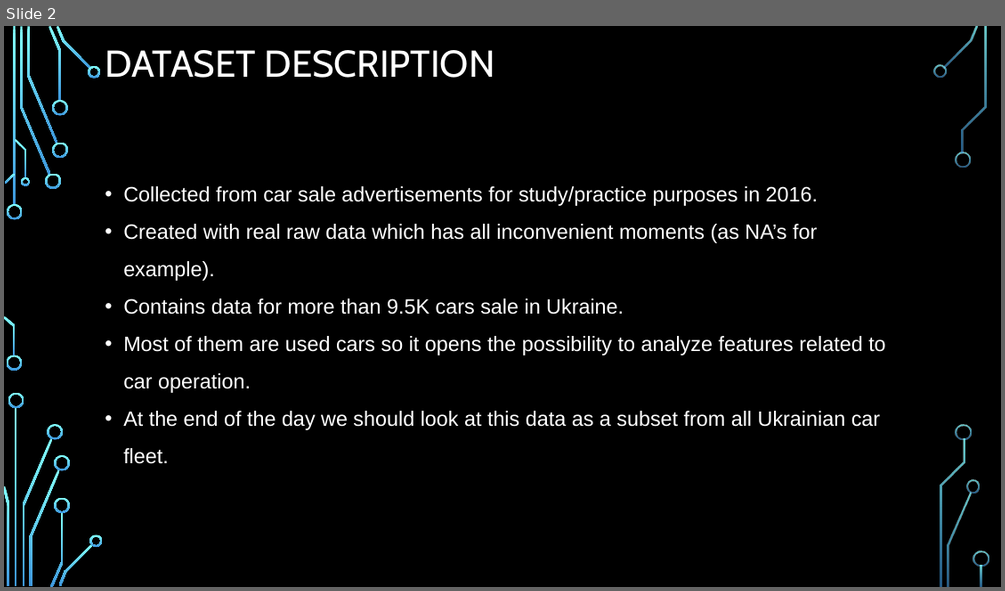
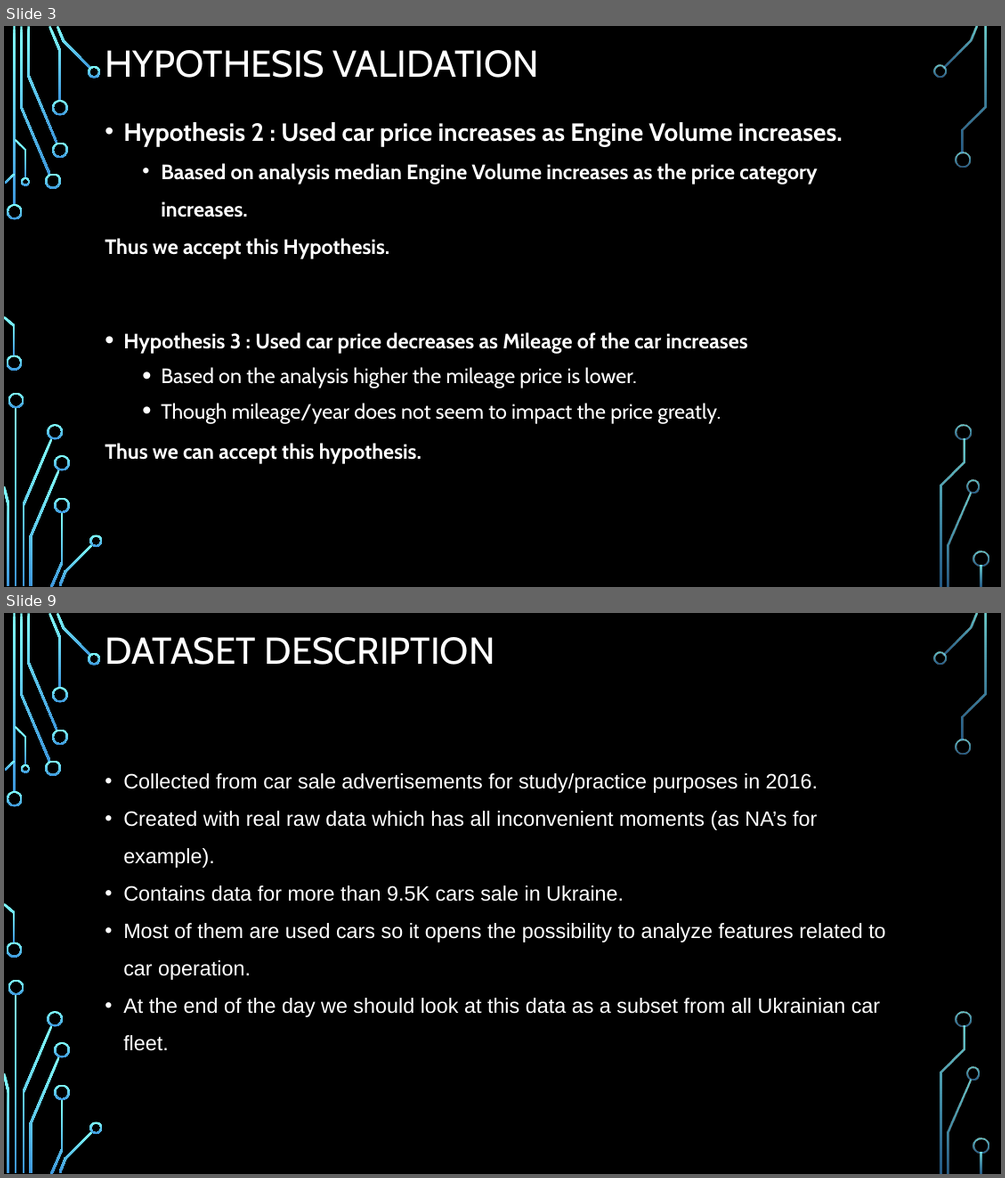
Before and after one commit to dhp6106/insaid-projects, a slide deck: term1/projects/CarSales/Term1-EDAProject-CarSales-DhavalParikh.pptx. Shown one above the other, each under a label of ours: slide 2 before the commit, slides 3 and 9 after it; the slides between them are not shown. The pictures are 1005x591 and 1005x1178 pixels, drawn with LibreOffice and Linux fonts; fonts in the diff are those of the drawing; background and template pictures are left out. Boxes give left, top, right and bottom in pixels: in the first picture for what was removed or moved away, otherwise in the second. Text is boxed around its words. In the diff, an @@ line names an element or a change of style, - is before the commit and + after.

```diff
--- a/term1/projects/CarSales/Term1-EDAProject-CarSales-DhavalParikh.pptx
+++ b/term1/projects/CarSales/Term1-EDAProject-CarSales-DhavalParikh.pptx
@@ slide 3 added at (4, 26, 1001, 587), background picture (left out); not listed: 36 template elements that a slide beside it also shows @@
@@ title added at (105, 50, 539, 78), 36 pt, text #FFFFFF @@
+HYPOTHESIS VALIDATION
@@ text added at (105, 122, 842, 259), 20 pt, text #FFFFFF, bold @@
+• Hypothesis 2 : Used car price increases as Engine Volume increases.
+  • Baased on analysis median Engine Volume increases as the price category increases.
+Thus we accept this Hypothesis.
@@ text added at (105, 332, 748, 464), 20 pt, text #FFFFFF @@
+• Hypothesis 3 : Used car price decreases as Mileage of the car increases
+  • Based on the analysis higher the mileage price is lower.
+  • Though mileage/year does not seem to impact the price greatly.
+Thus we can accept this hypothesis.
@@ what was slide 2 is now slide 9 @@
```
Also in this commit, not shown: 6 slides changed, 9 other slides added, 8 slides removed, 8 other files.
